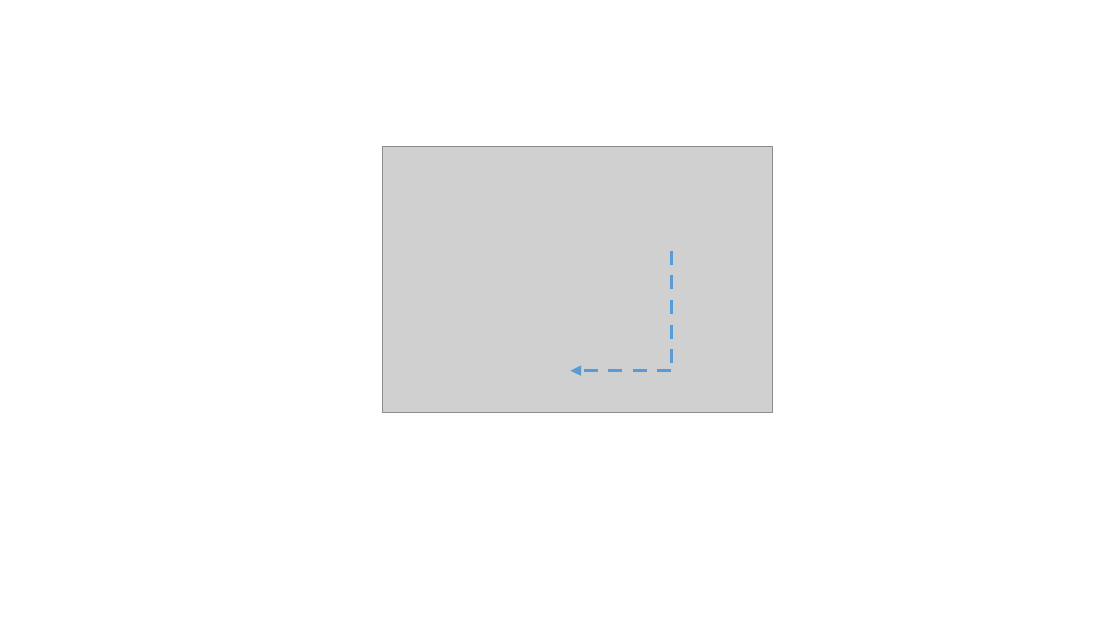
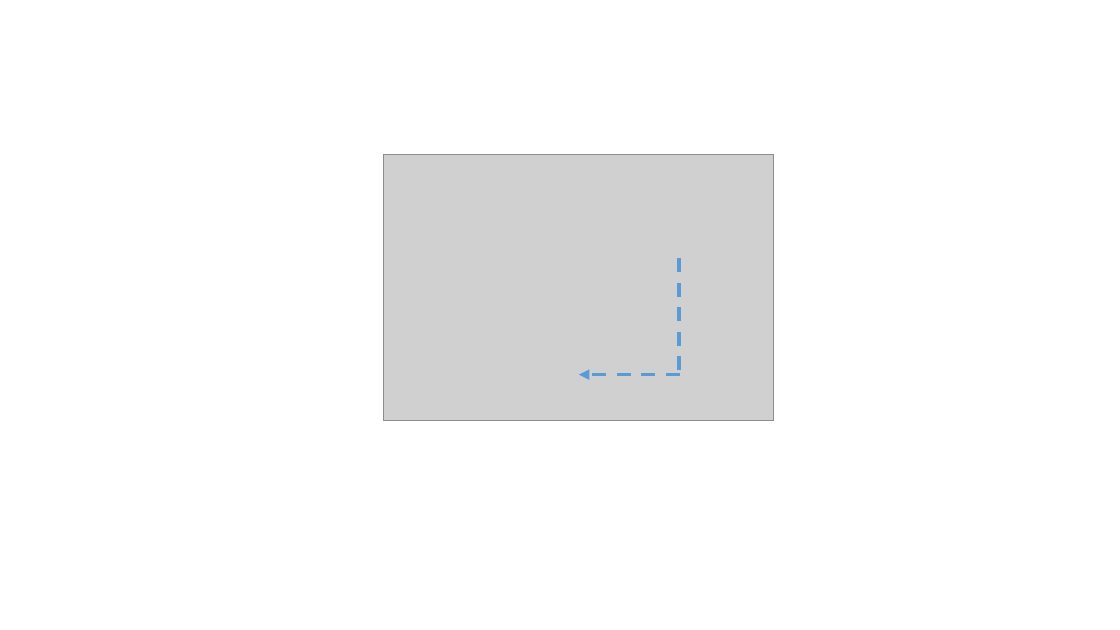
Before and after one commit to mmaleki92/python_teaching, a slide deck: slide 41 of functions/functions_more.pptx (slide 45 before the commit). Drawn at 1120x630 pixels with LibreOffice and Linux fonts; fonts in the diff are those of the drawing; grey boxes stand for pictures. Boxes give left, top, right and bottom in pixels: in the first picture for what was removed or moved away, otherwise in the second. Text is boxed around its words. In the diff, an @@ line names an element or a change of style, - is before the commit and + after.

```diff
--- a/functions/functions_more.pptx
+++ b/functions/functions_more.pptx
@@ picture: place and size @@
-picture at bbox=[383, 146, 773, 412]
+picture at bbox=[384, 155, 774, 420]
@@ line moved from (671, 251) - (671, 367) to (679, 258) - (679, 375) @@
@@ arrow moved from (671, 371) - (571, 371) to (680, 375) - (579, 375) @@
```
Also in this commit, not shown: 9 other slides changed, 14 slides added, 8 slides removed, 3 other files.
